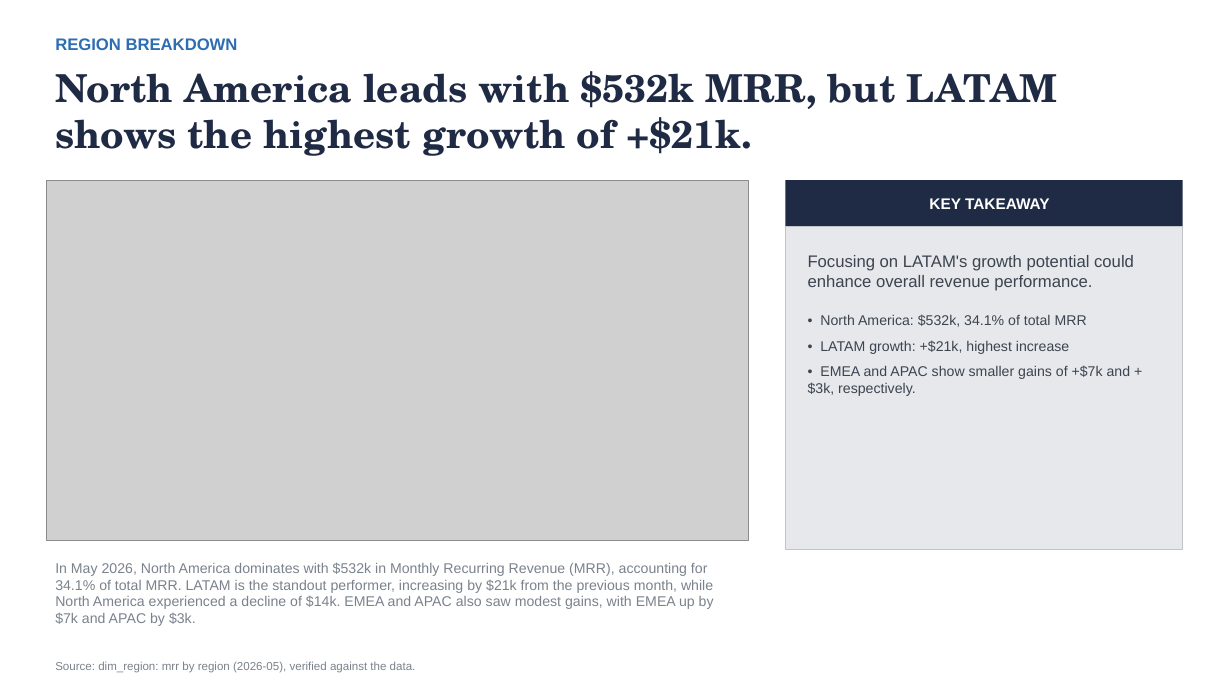
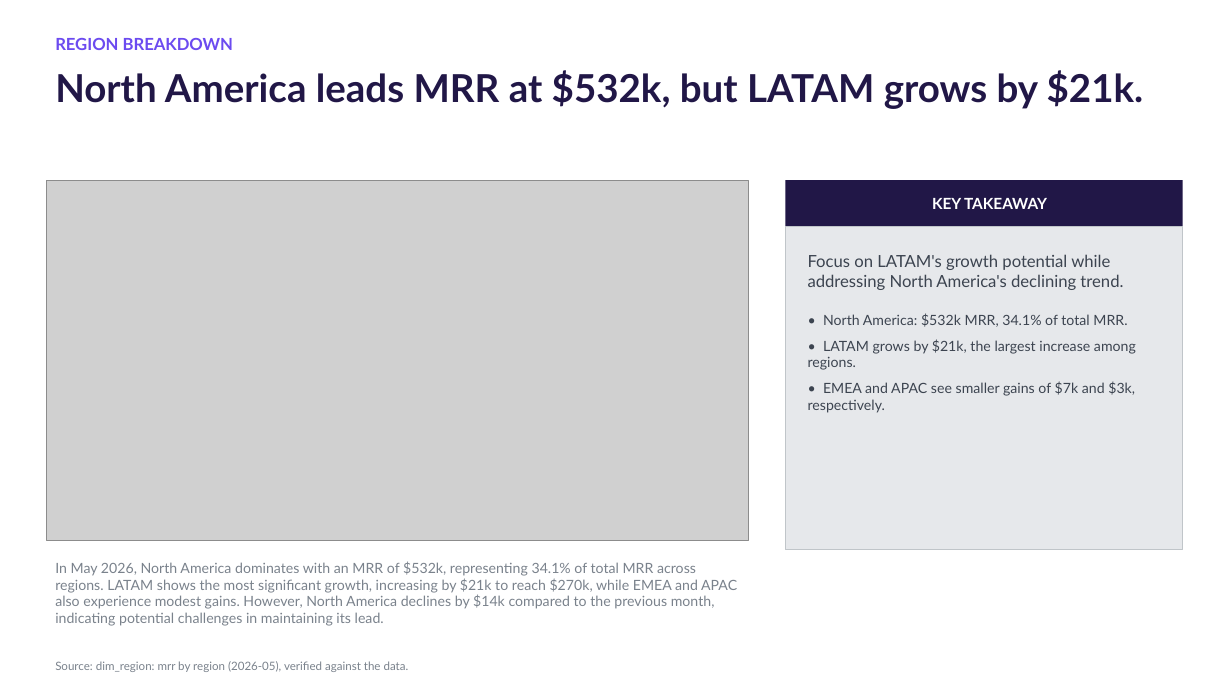
Before and after one commit to AronSarosi/ai-report-generator, a slide deck: slide 5 of app/examples/saas_metrics/report.pptx. Drawn at 1232x693 pixels with LibreOffice and Linux fonts; fonts in the diff are those of the drawing; grey boxes stand for pictures. Boxes give left, top, right and bottom in pixels: in the first picture for what was removed or moved away, otherwise in the second. Text is boxed around its words. In the diff, an @@ line names an element or a change of style, - is before the commit and + after.

```diff
--- a/app/examples/saas_metrics/report.pptx
+++ b/app/examples/saas_metrics/report.pptx
@@ text "REGION BREAKDOWN" at bbox=[55, 38, 233, 50]: font Arial to Lato, text colour #2E6DB4 to #6C4BF0 @@
@@ text at bbox=[55, 70, 1144, 109]: text changed; font TeX Gyre Schola to Lato; text colour #1F2A44 to #211747 @@
-North America leads with $532k MRR, but LATAM shows the highest growth of +$21k.
+North America leads MRR at $532k, but LATAM grows by $21k.
@@ rectangle "KEY TAKEAWAY" at bbox=[786, 180, 1183, 226]: font Arial to Lato; fill #1F2A44 to #211747 @@
@@ text in rectangle at bbox=[808, 254, 1136, 413]: text changed; font Arial to Lato @@
-Focusing on LATAM's growth potential could enhance overall revenue performance.
-• North America: $532k, 34.1% of total MRR
-• LATAM growth: +$21k, highest increase
-• EMEA and APAC show smaller gains of +$7k and +$3k, respectively.
+Focus on LATAM's growth potential while addressing North America's declining trend.
+• North America: $532k MRR, 34.1% of total MRR.
+• LATAM grows by $21k, the largest increase among regions.
+• EMEA and APAC see smaller gains of $7k and $3k, respectively.
@@ text at bbox=[55, 561, 737, 626]: text changed; font Arial to Lato @@
-In May 2026, North America dominates with $532k in Monthly Recurring Revenue (MRR), accounting for 34.1% of total MRR. LATAM is the standout performer, increasing by $21k from the previous month, while North America experienced a decline of $14k. EMEA and APAC also saw modest gains, with EMEA up by $7k and APAC by $3k.
+In May 2026, North America dominates with an MRR of $532k, representing 34.1% of total MRR across regions. LATAM shows the most significant growth, increasing by $21k to reach $270k, while EMEA and APAC also experience modest gains. However, North America declines by $14k compared to the previous month, indicating potential challenges in maintaining its lead.
@@ text "Source: dim_region: mrr by region ..." at bbox=[55, 661, 409, 672]: font Arial to Lato @@
```
Also in this commit, not shown: 5 other slides changed, 38 other files.
